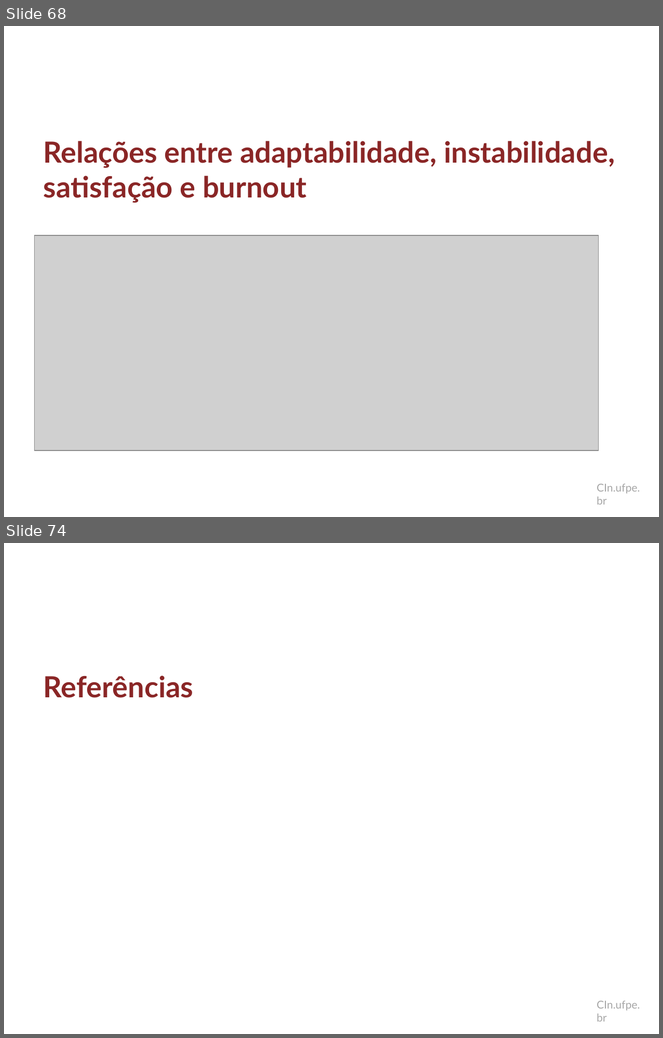
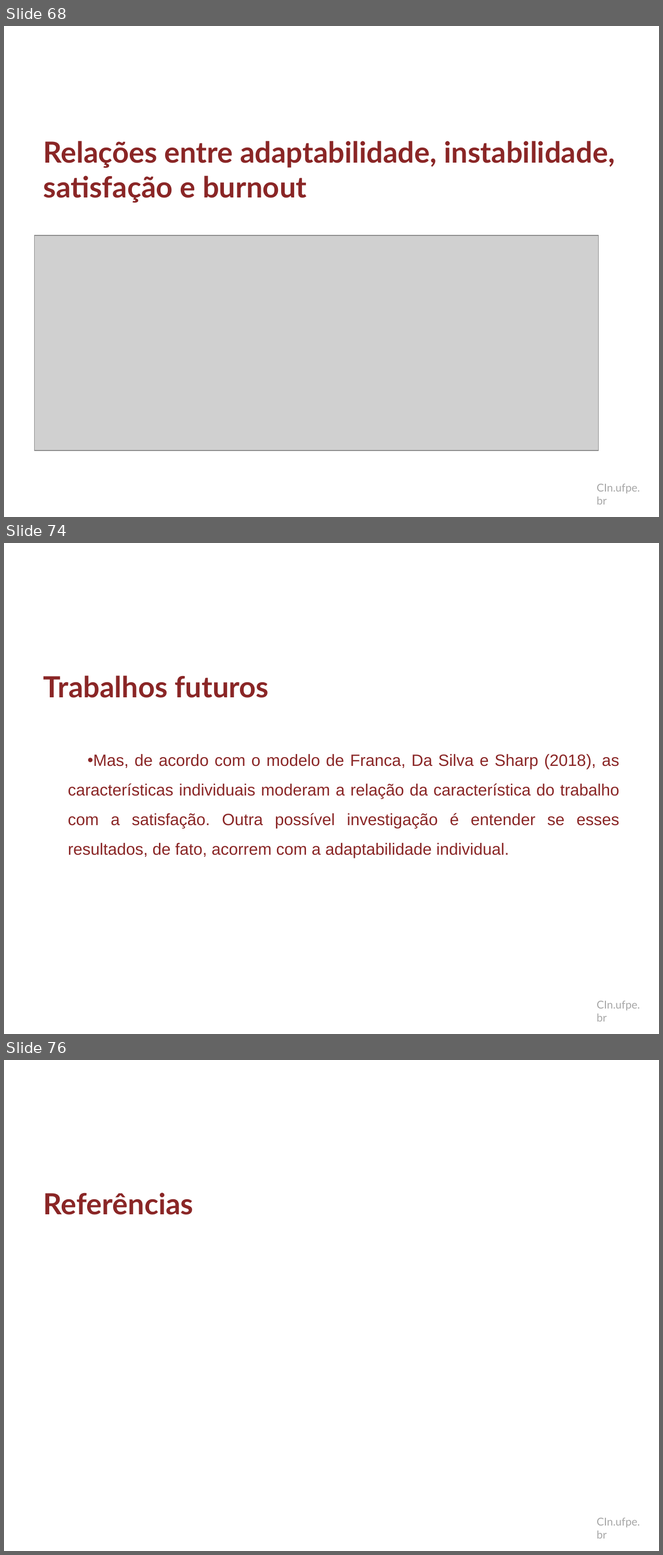
Before and after one commit to dan1lo/doutoradoR, a slide deck: apresentacao doutorado.pptx. Shown one above the other, each under a label of ours: slides 68 and 74 before the commit, slides 68, 74 and 76 after it; the slides between them are not shown. The pictures are 663x1038 and 663x1555 pixels, drawn with LibreOffice and Linux fonts; fonts in the diff are those of the drawing; grey boxes stand for pictures; background and template pictures are left out. Boxes give left, top, right and bottom in pixels: in the first picture for what was removed or moved away, otherwise in the second. Text is boxed around its words. In the diff, an @@ line names an element or a change of style, - is before the commit and + after.

Commit message:
atualizar apresentacao
conclusao e trabalhos fulturos

```diff
--- a/apresentacao doutorado.pptx
+++ b/apresentacao doutorado.pptx
@@ slide 74 added at bbox=[4, 543, 659, 1034], background #FFFFFF; not listed: 1 template element that a slide beside it also shows @@
@@ title added at bbox=[44, 676, 269, 698], 32 pt, text #8A2626, bold @@
+Trabalhos futuros
@@ text added at bbox=[68, 754, 620, 858], 18 pt, text #8A2626 @@
+• Mas, de acordo com o modelo de Franca, Da Silva e Sharp (2018), as características individuais moderam a relação da característica do trabalho com a satisfação. Outra possível investigação é entender se esses resultados, de fato, acorrem com a adaptabilidade individual.
@@ what was slide 74 is now slide 76 @@
```
Also in this commit, not shown: 1 slide changed, 6 other slides added, 5 slides removed.
